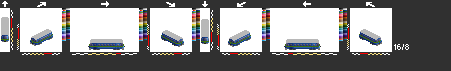
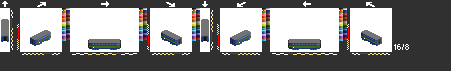
Before/after of a 451×71 layered artwork. What changed in the layer stack:
added layer "ypdsb1" above "yplj1" over bbox(1, 19, 382, 48)
showed "yp", painted on it over bbox(1, 17, 382, 50)
hid "rbhhj1" over bbox(1, 17, 382, 50)
hid "rbldvt", painted on it over bbox(1, 17, 382, 50)
